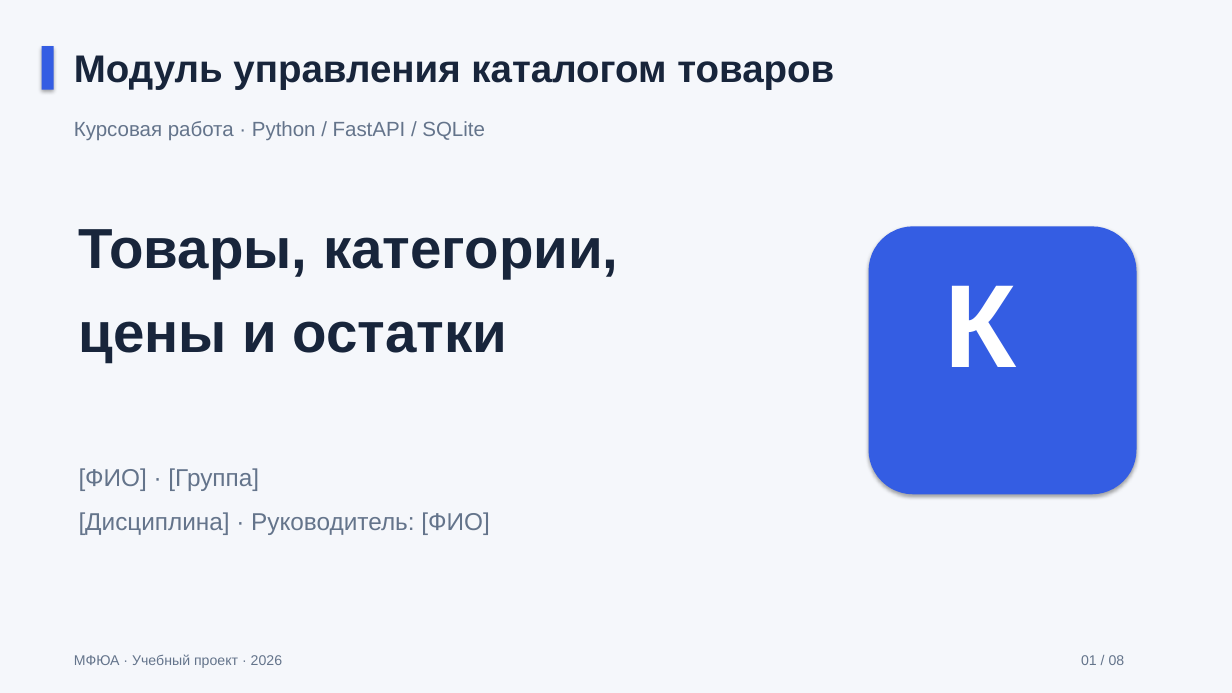
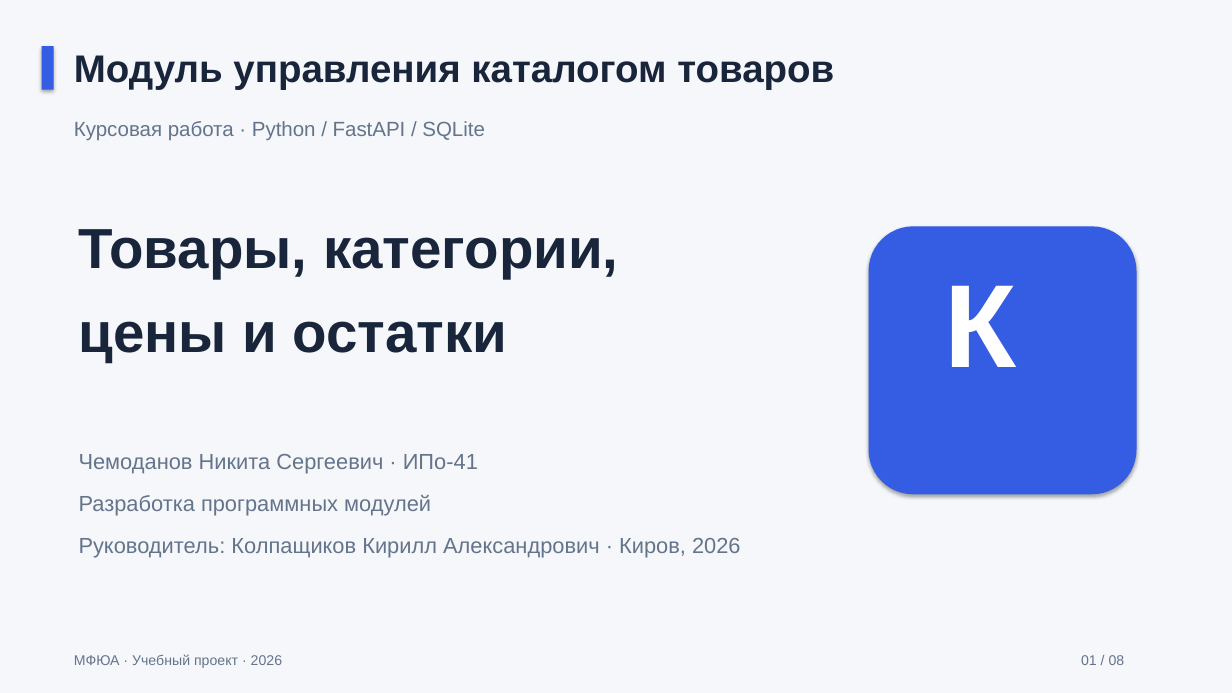
Before and after one commit to Koryza/kyyyyyrsach, a slide deck: slide 1 of docs/defense/catalog_defense.pptx. Drawn at 1232x693 pixels with LibreOffice and Linux fonts; fonts in the diff are those of the drawing. Boxes give left, top, right and bottom in pixels: in the first picture for what was removed or moved away, otherwise in the second. Text is boxed around its words. In the diff, an @@ line names an element or a change of style, - is before the commit and + after.

```diff
--- a/docs/defense/catalog_defense.pptx
+++ b/docs/defense/catalog_defense.pptx
@@ text at <box>79,454,741,557</box>: text changed; size 19 to 17 pt @@
-[ФИО] · [Группа]
-[Дисциплина] · Руководитель: [ФИО]
+Чемоданов Никита Сергеевич · ИПо-41
+Разработка программных модулей
+Руководитель: Колпащиков Кирилл Александрович · Киров, 2026
```
Also in this commit, not shown: 19 other files.
